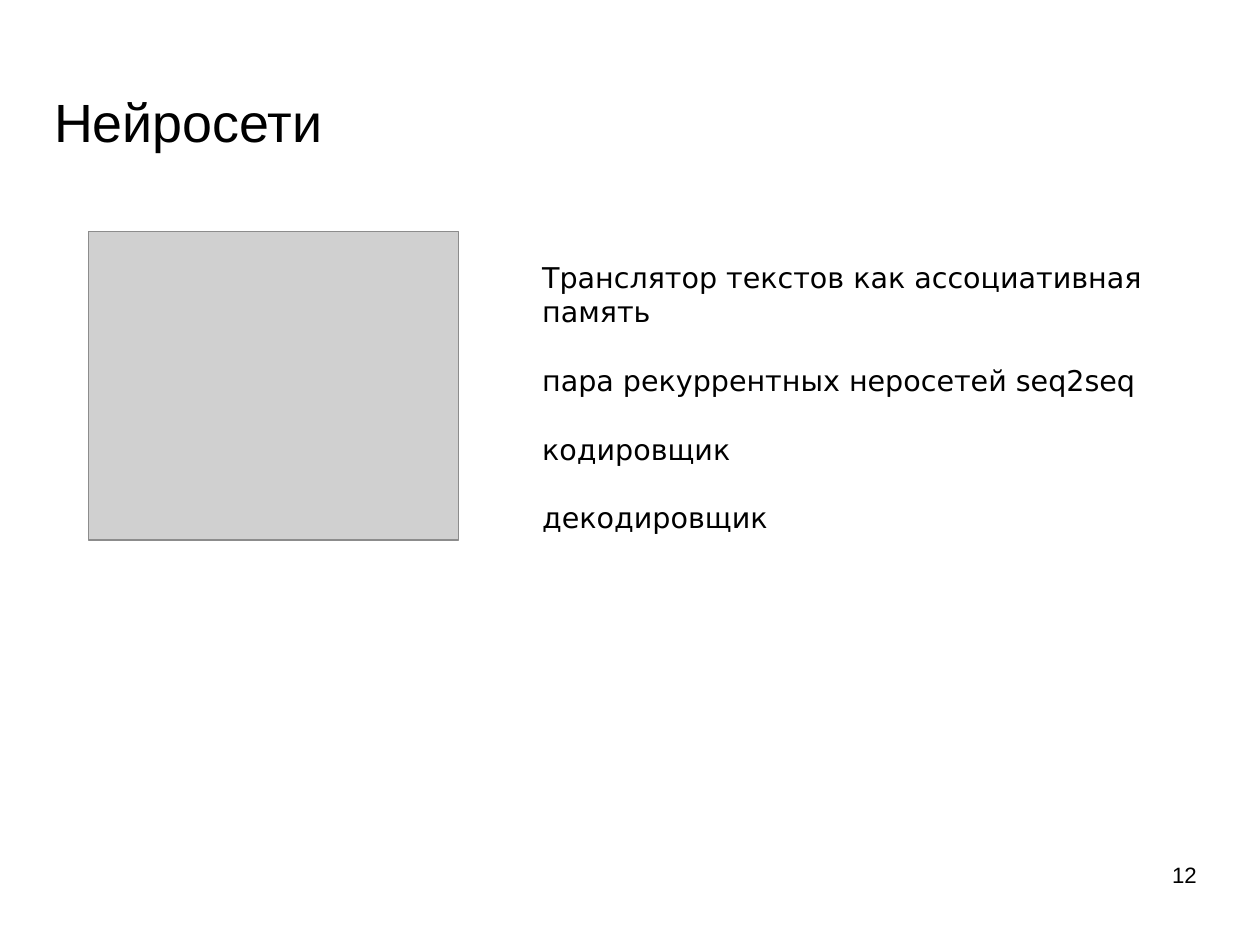
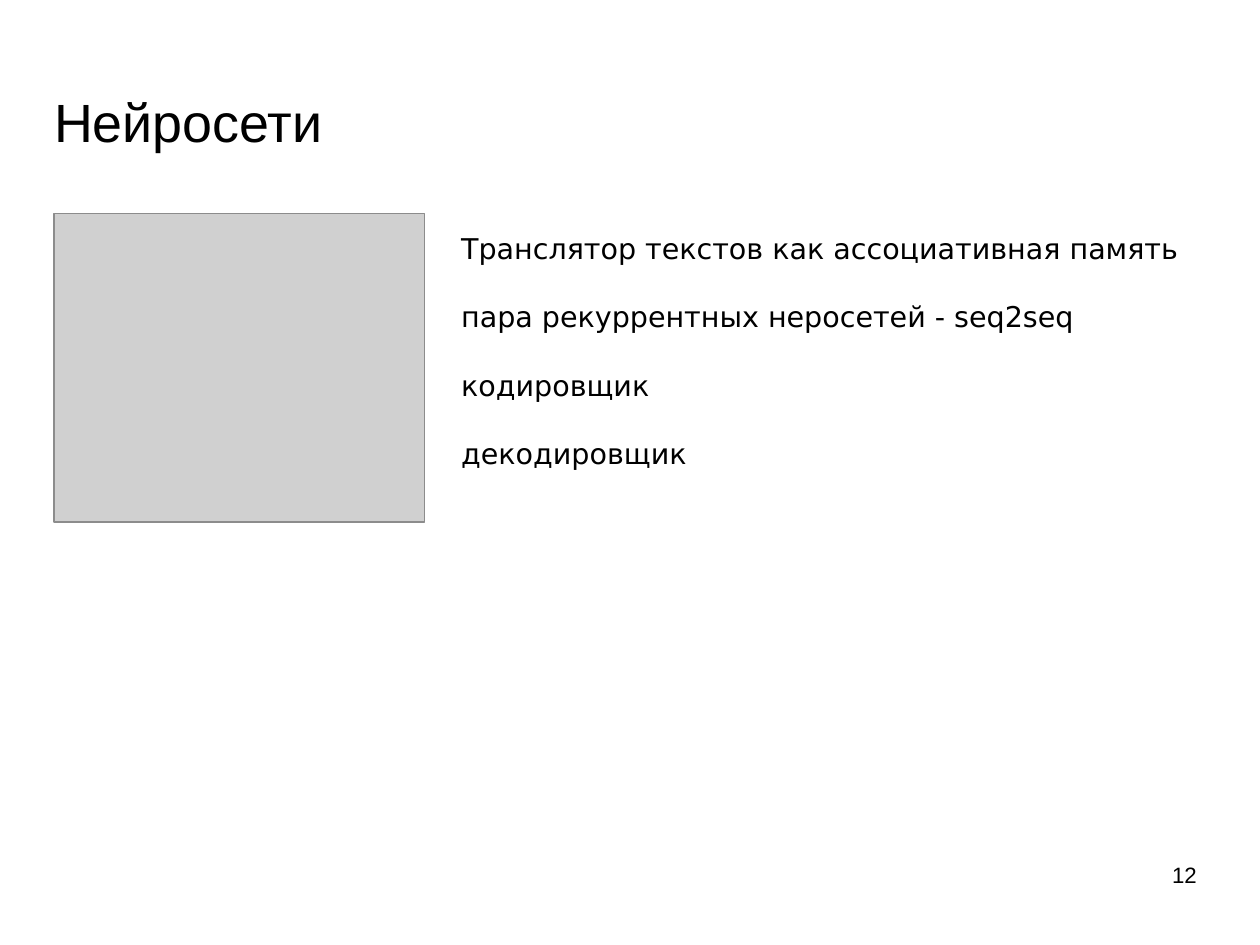
Before and after one commit to mechanoid5/ml_lectorium_legacy, a slide deck: slide 12 of 22-translator.odp. Drawn at 1260x945 pixels with LibreOffice and Linux fonts; fonts in the diff are those of the drawing; grey boxes stand for pictures; background and template pictures are left out. Boxes give left, top, right and bottom in pixels: in the first picture for what was removed or moved away, otherwise in the second. Text is boxed around its words. In the diff, an @@ line names an element or a change of style, - is before the commit and + after.

```diff
--- a/22-translator.odp
+++ b/22-translator.odp
@@ picture: place and size @@
-picture at bbox=[89, 232, 460, 541]
+picture at bbox=[54, 214, 424, 523]
@@ text "Транслятор текстов как ассоциативная память": place and size @@
-text "Транслятор текстов как ассоциативная память" at bbox=[542, 267, 1141, 534]
+text "Транслятор текстов как ассоциативная память" at bbox=[461, 238, 1178, 470]
@@ text at bbox=[461, 305, 1073, 333]: text changed @@
-пара рекуррентных неросетей seq2seq
+пара рекуррентных неросетей - seq2seq
```
Also in this commit, not shown: 2 other slides changed, 1 slide added, 2 slides removed, 3 other files.
